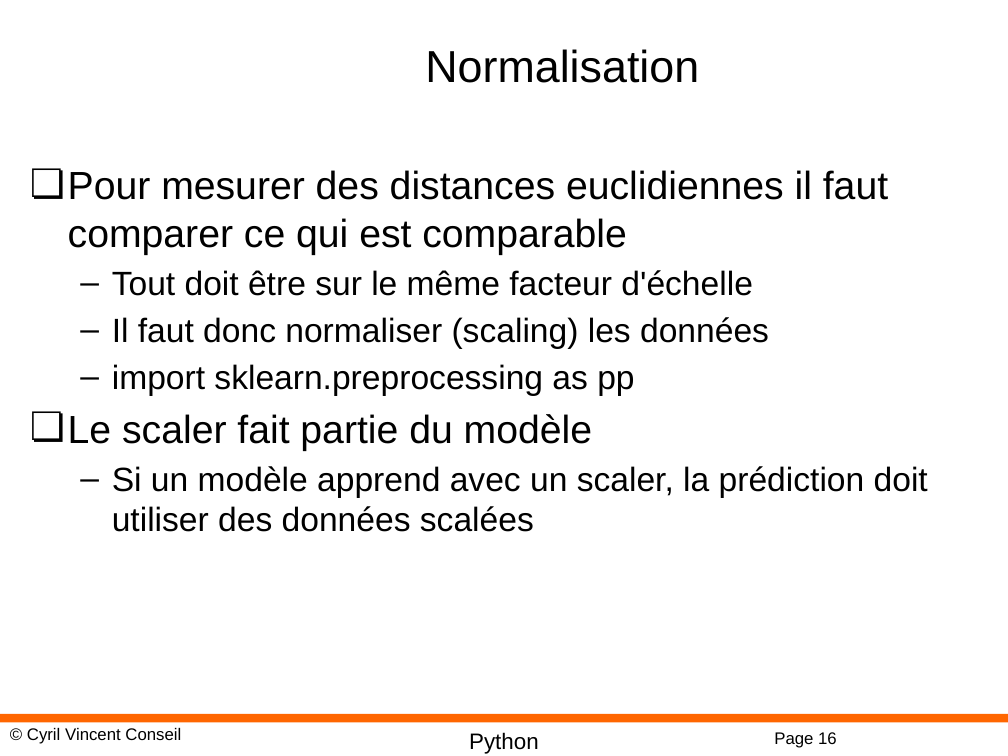
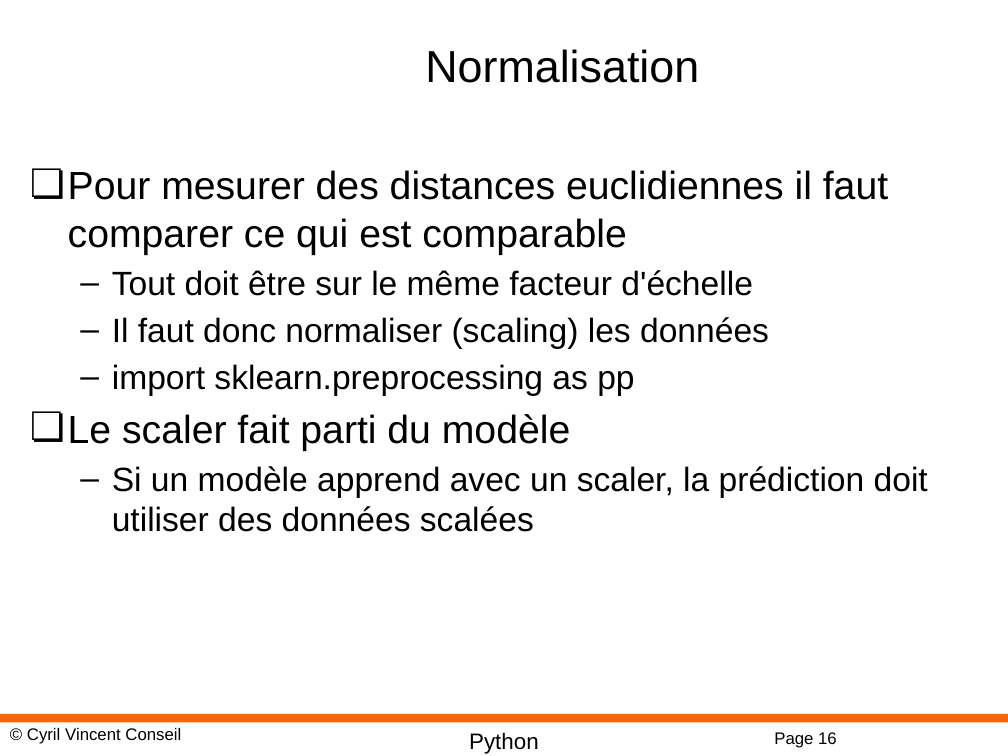
Before and after one commit to cyrilvincent/datascience, a slide deck: slide 16 of ppt/MachineLearning14-KNN.pptx. Drawn at 1008x756 pixels with LibreOffice and Linux fonts; fonts in the diff are those of the drawing; background and template pictures are left out. Boxes give left, top, right and bottom in pixels: in the first picture for what was removed or moved away, otherwise in the second. Text is boxed around its words. In the diff, an @@ line names an element or a change of style, - is before the commit and + after.

```diff
--- a/ppt/MachineLearning14-KNN.pptx
+++ b/ppt/MachineLearning14-KNN.pptx
@@ text at [68,414,570,451]: text changed @@
-❏ Le scaler fait partie du modèle
+❏ Le scaler fait parti du modèle
```
Also in this commit, not shown: 2 other slides changed, 1 slide removed, 2 other files.
